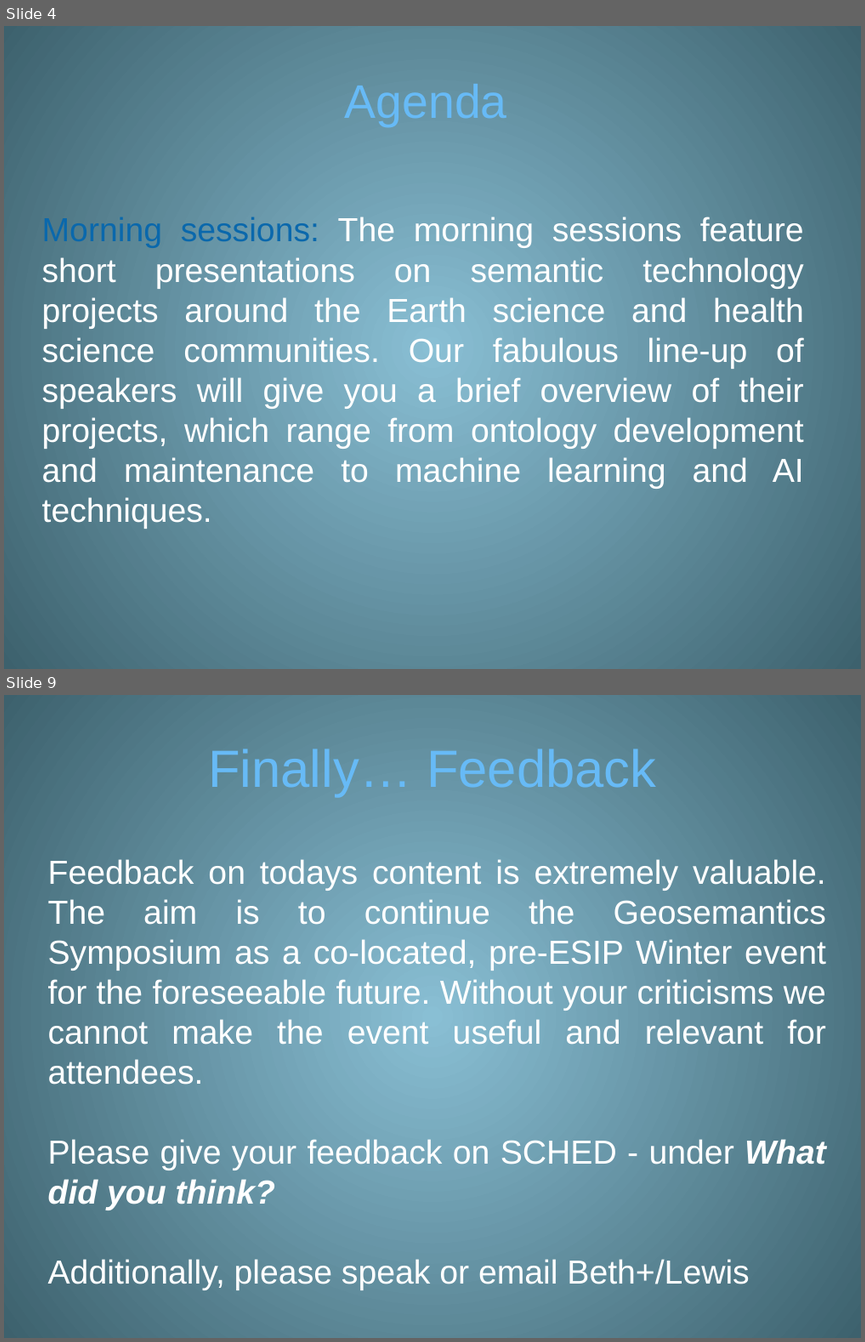
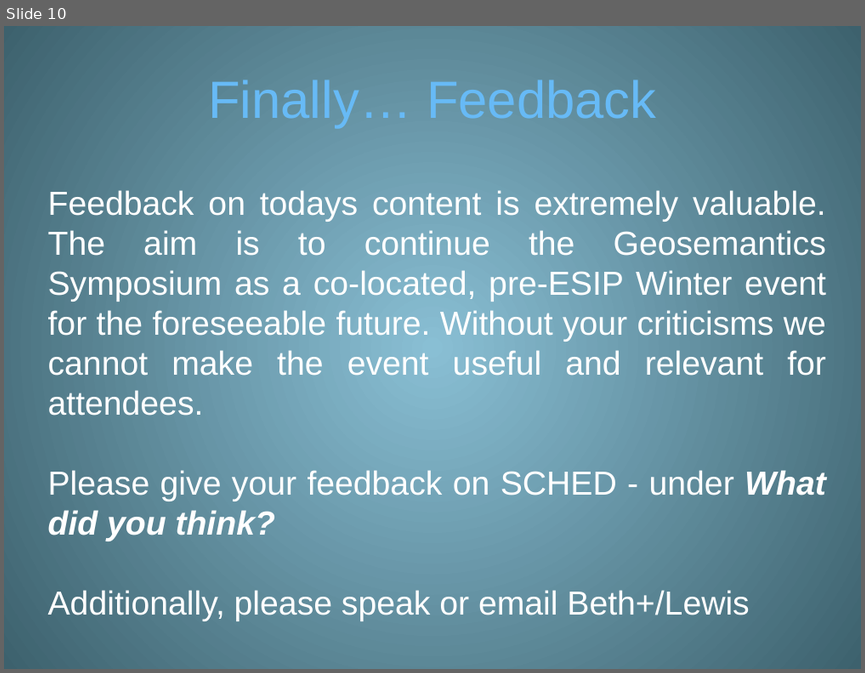
Before and after one commit to ESIPFed/stc, a slide deck: symposium/2019/talks/ppt/2019_geosemantics_symposium_intro.pptx. Shown one above the other, each under a label of ours: slides 4 and 9 before the commit, slide 10 after it; the slides between them are not shown. The pictures are 865x1342 and 865x673 pixels, drawn with LibreOffice and Linux fonts; fonts in the diff are those of the drawing. Boxes give left, top, right and bottom in pixels: in the first picture for what was removed or moved away, otherwise in the second. Text is boxed around its words. In the diff, an @@ line names an element or a change of style, - is before the commit and + after.

```diff
--- a/symposium/2019/talks/ppt/2019_geosemantics_symposium_intro.pptx
+++ b/symposium/2019/talks/ppt/2019_geosemantics_symposium_intro.pptx
@@ slide 4 removed at (4, 26, 861, 669), background gradient #88C1D5 to #3D626E @@
@@ title removed at (345, 84, 507, 126) @@
-Agenda
@@ text removed at (42, 216, 804, 528) @@
-Morning sessions: The morning sessions feature short presentations on semantic technology projects around the Earth science and health science communities. Our fabulous line-up of speakers will give you a brief overview of their projects, which range from ontology development and maintenance to machine learning and AI techniques.
@@ what was slide 9 is now slide 10 @@
```
Also in this commit, not shown: 4 slides changed, 5 slides added, 3 other slides removed, 4 other files.
